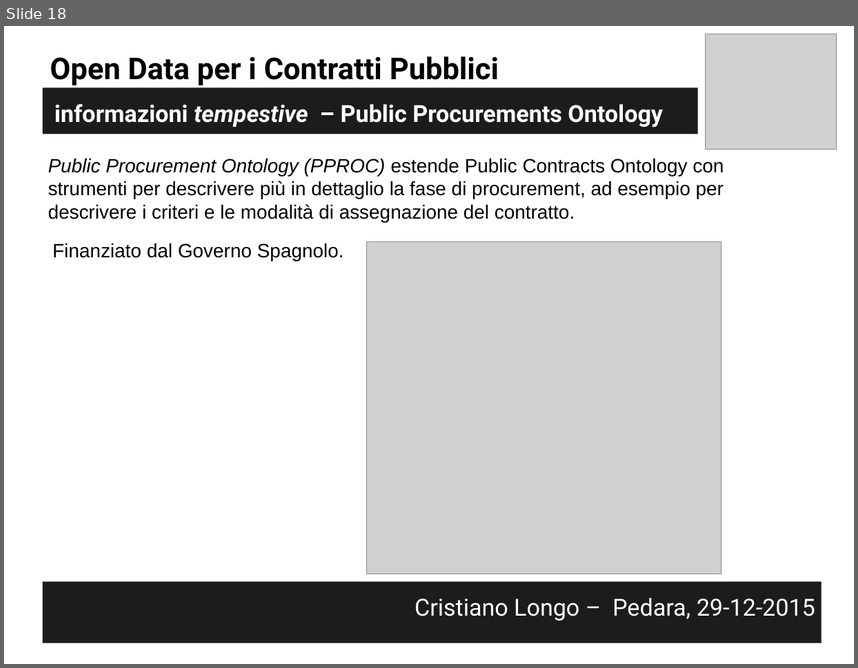
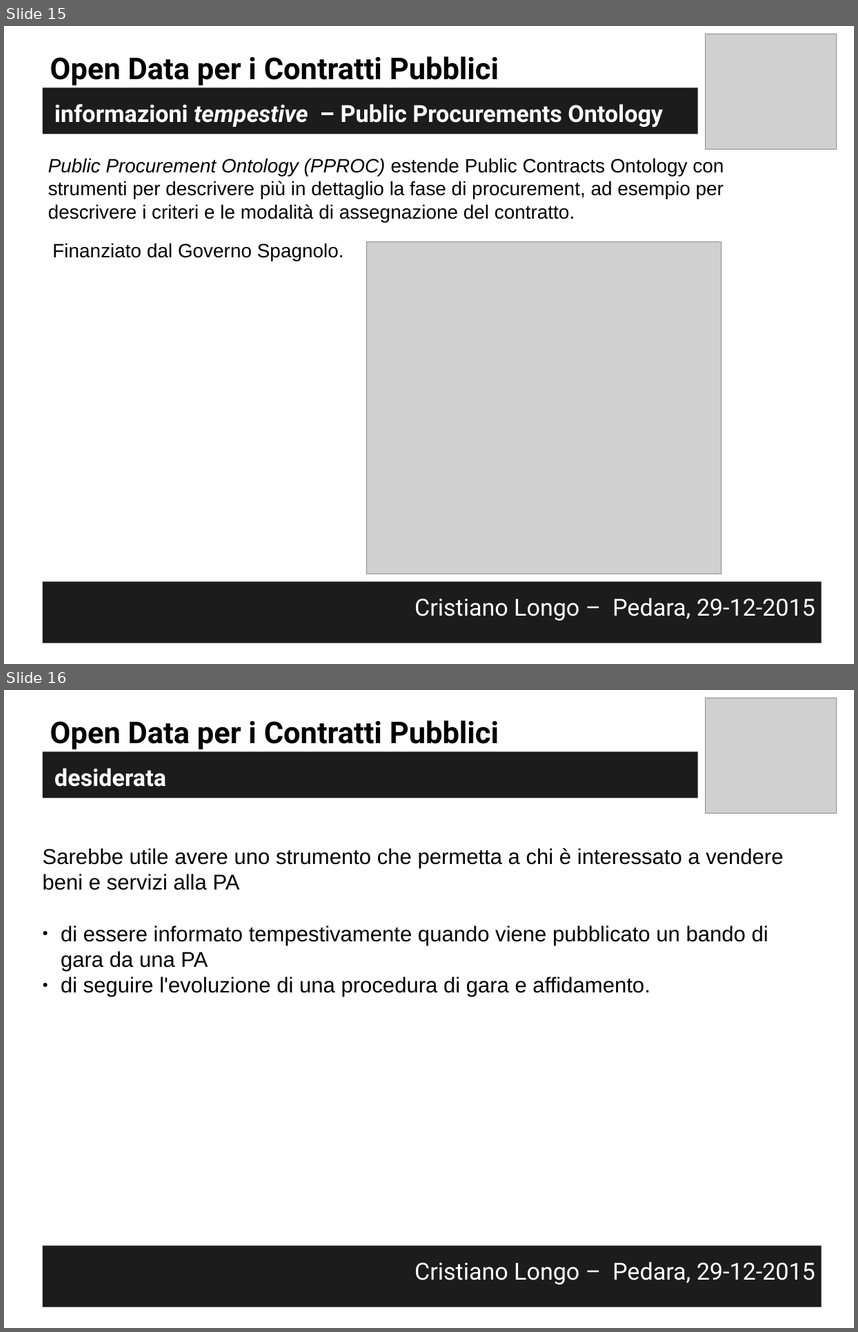
Before and after one commit to opendatahacklab/opendatahacklab.github.io, a slide deck: events/29Dic2015/CristianoLongo_29Dic2015.odp. Shown one above the other, each under a label of ours: slide 18 before the commit, slides 15 and 16 after it. The pictures are 858x668 and 858x1332 pixels, drawn with LibreOffice and Linux fonts; fonts in the diff are those of the drawing; grey boxes stand for pictures. Boxes give left, top, right and bottom in pixels: in the first picture for what was removed or moved away, otherwise in the second. Text is boxed around its words. In the diff, an @@ line names an element or a change of style, - is before the commit and + after.

```diff
--- a/events/29Dic2015/CristianoLongo_29Dic2015.odp
+++ b/events/29Dic2015/CristianoLongo_29Dic2015.odp
@@ slide 16 added at <box>4,690,854,1328</box>, background #FFFFFF @@
@@ picture added at <box>706,698,837,814</box> @@
@@ text added at <box>50,720,499,749</box>, 28 pt, text #000000, bold @@
+Open Data per i Contratti Pubblici
@@ text added at <box>43,751,698,798</box>, fill #1C1C1C, 22 pt, text #FFFFFF, bold @@
+desiderata
@@ text added at <box>43,848,783,997</box>, 20 pt, text #000000 @@
+Sarebbe utile avere uno strumento che permetta a chi è interessato a vendere beni e servizi alla PA
+● di essere informato tempestivamente quando viene pubblicato un bando di gara da una PA
+● di seguire l'evoluzione di una procedura di gara e affidamento.
@@ text added at <box>43,1245,822,1306</box>, fill #1C1C1C, 22 pt, text #FFFFFF @@
+Cristiano Longo – Pedara, 29-12-2015
@@ what was slide 18 is now slide 15 @@
```
Also in this commit, not shown: 2 slides changed, 3 other slides added, 3 slides removed, 2 other files.
